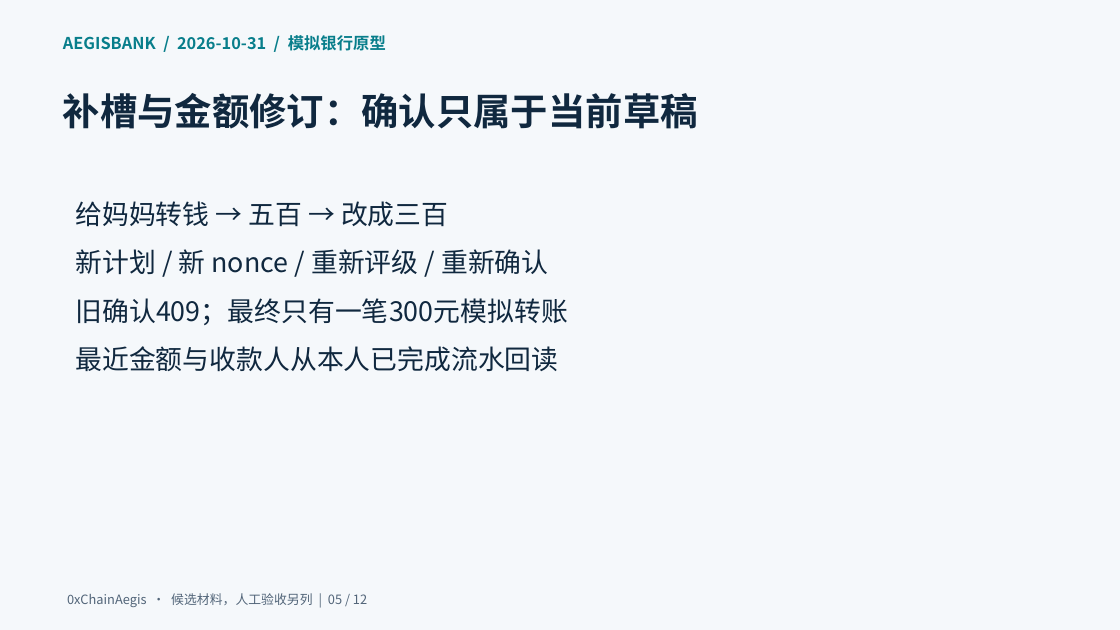
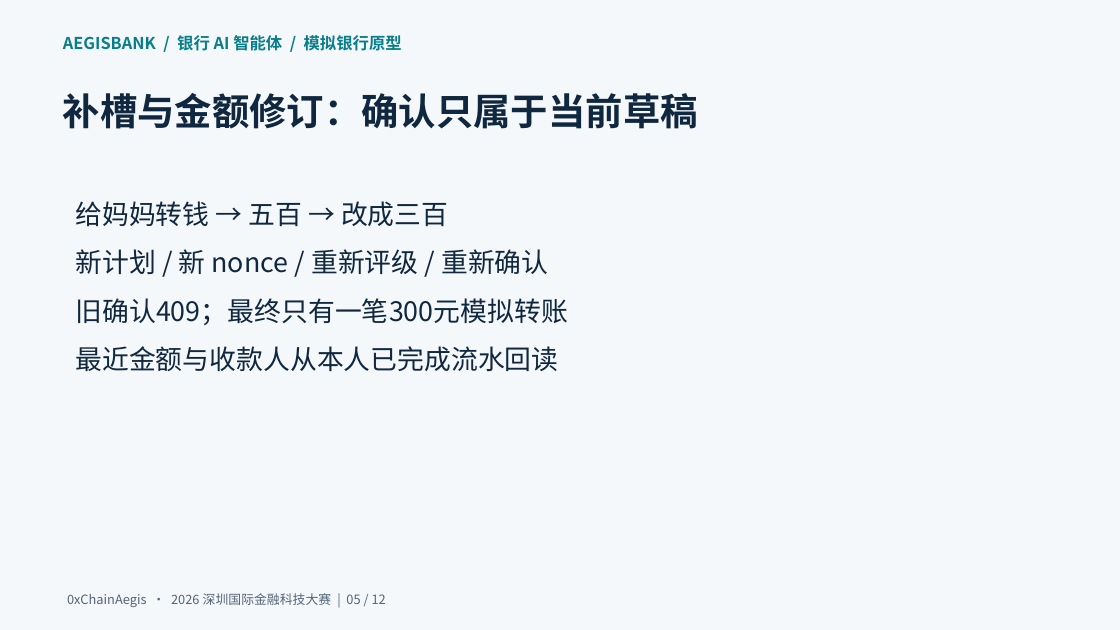
Before and after one commit to 0xChainAegis/aegisbank, a slide deck: slide 5 of deliverables/current/03-AegisBank-答辩材料.pptx. Drawn at 1120x630 pixels with LibreOffice and Linux fonts; fonts in the diff are those of the drawing. Boxes give left, top, right and bottom in pixels: in the first picture for what was removed or moved away, otherwise in the second. Text is boxed around its words. In the diff, an @@ line names an element or a change of style, - is before the commit and + after.

Commit message:
docs: 复测并更新参赛材料，与当前产品保持一致
docs: 复测并更新参赛材料，与当前产品保持一致

Status: verified

Gate: pass (10/31/2026 23:44:46) runner=wsl
Stages: encoding=pass lint=pass build=pass test=pass security=pass
Tree: 7a26f254de5cc83374f5373282159c6c39331140
Triage: t-20261031-2325-d947f1
Skills: office
Team: solo (be-root)
Role: committer(commit)
Verifier: self
Agent: unknown
Changed: 24 files

```diff
--- a/deliverables/current/03-AegisBank-答辩材料.pptx
+++ b/deliverables/current/03-AegisBank-答辩材料.pptx
@@ text at (x1=63, y1=35, x2=402, y2=51): text changed @@
-AEGISBANK / 2026-10-31 / 模拟银行原型
+AEGISBANK / 银行 AI 智能体 / 模拟银行原型
@@ text at (x1=67, y1=593, x2=386, y2=607): text changed @@
-0xChainAegis · 候选材料，人工验收另列 | 05 / 12
+0xChainAegis · 2026 深圳国际金融科技大赛 | 05 / 12
```
Also in this commit, not shown: 11 other slides changed, 23 other files.
